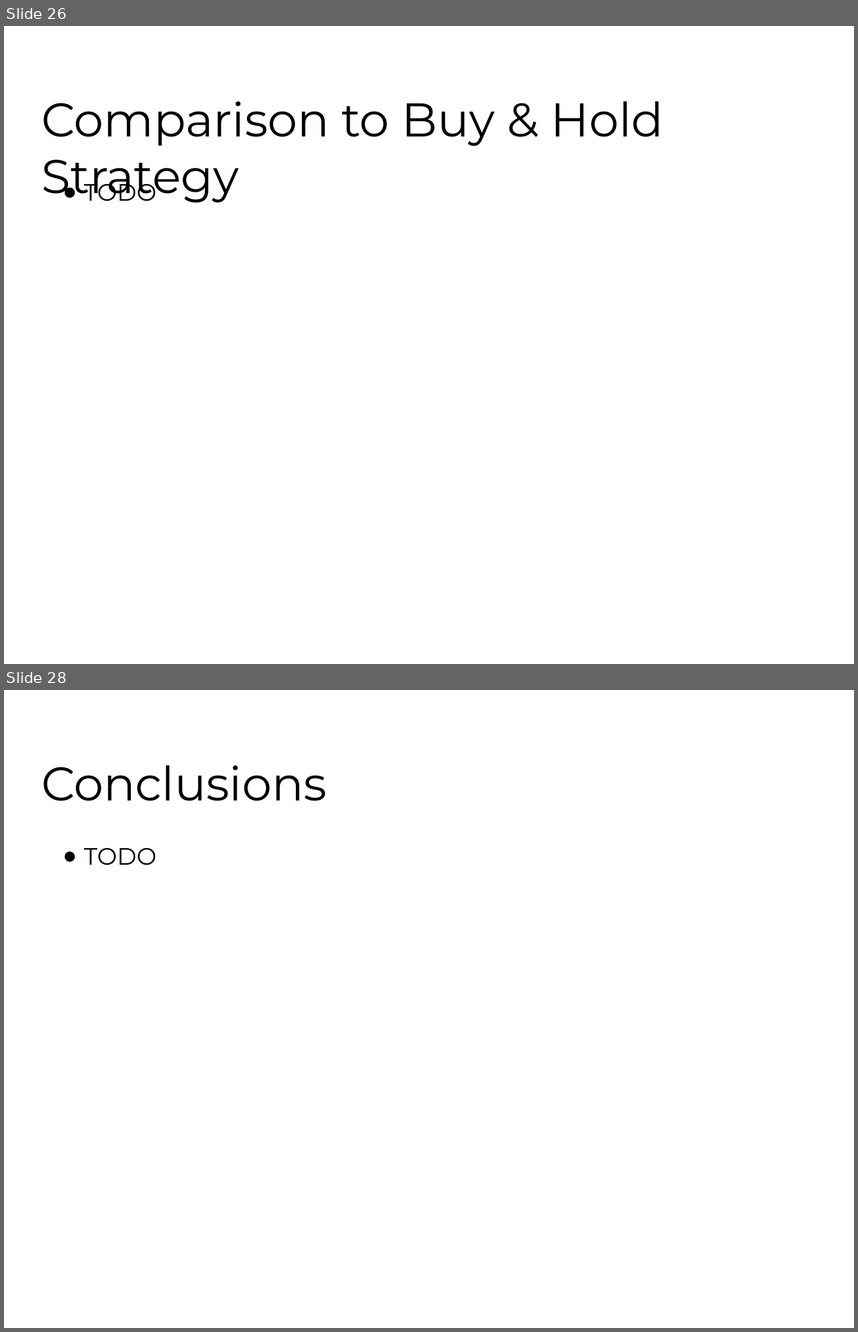
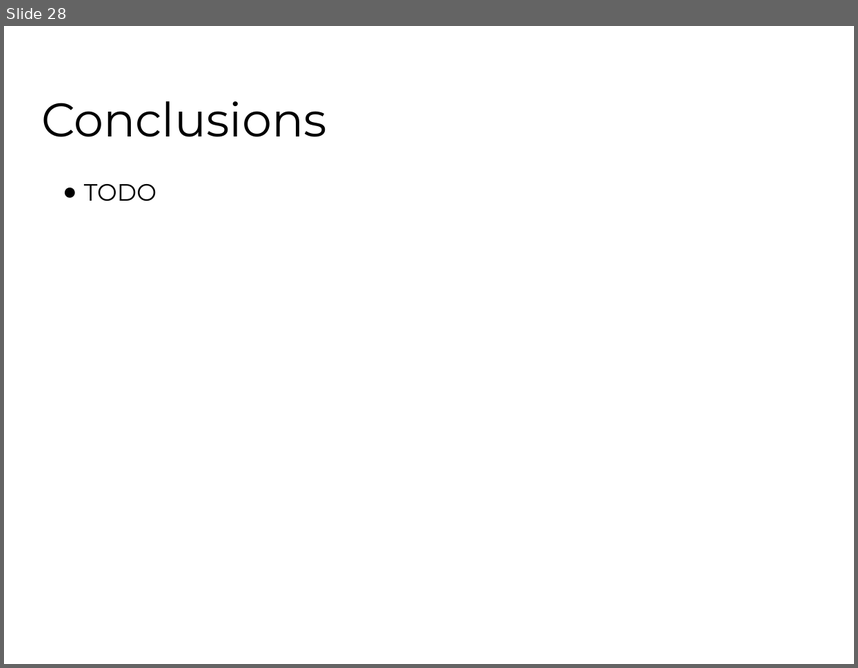
Before and after one commit to fhh23/Evolving-Stock-Market-Indicators-Using-Multi-Objective-Genetic-Algorithms, a slide deck: CSE848_Hormasji_Reiff_ProjectPresentation.pptx. Shown one above the other, each under a label of ours: slides 26 and 28 before the commit, slide 28 after it; the slides between them are not shown. The pictures are 858x1332 and 858x668 pixels, drawn with LibreOffice and Linux fonts; fonts in the diff are those of the drawing; background and template pictures are left out. Boxes give left, top, right and bottom in pixels: in the first picture for what was removed or moved away, otherwise in the second. Text is boxed around its words. In the diff, an @@ line names an element or a change of style, - is before the commit and + after.

```diff
--- a/CSE848_Hormasji_Reiff_ProjectPresentation.pptx
+++ b/CSE848_Hormasji_Reiff_ProjectPresentation.pptx
@@ slide 26 removed at (4, 26, 854, 664), background #FFFFFF @@
@@ title removed at (41, 101, 664, 203) @@
-Comparison to Buy & Hold Strategy
@@ text removed at (84, 178, 156, 201) @@
-● TODO
```
Also in this commit, not shown: 6 slides changed, 5 slides added, 4 other slides removed, 3 other files.
